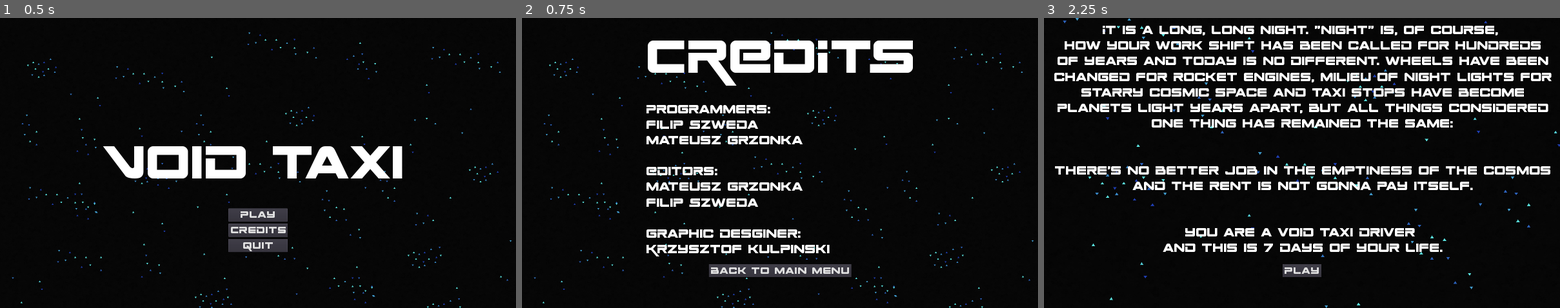
Above: before the commit, frames 1-3 (left to right).
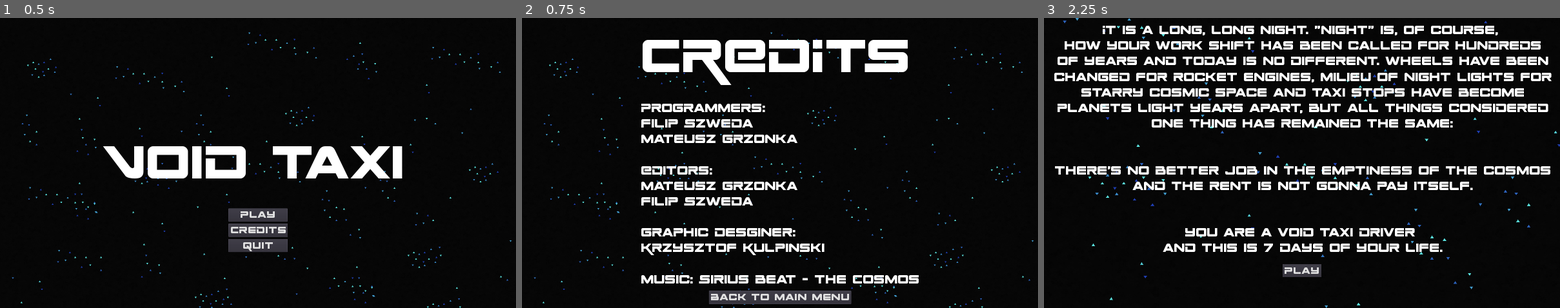
Above: after the commit, the same moments.

Repository: game-jam-team-gut/void-taxi
Game: Godot game, scene res://MainMenu.tscn
Same seed, same stepped clock (60 frames per second), same inputs: the game is played once before the commit and once after it.
Inputs:
- Up to frame 1 (0.5 s): no input
- Up to frame 2 (0.75 s): click "Credits" at 0.5 s
- Up to frame 3 (2.25 s): click "Back to Main Menu" at 1.25 s; click "Play" at 2 s

Frame 1 is identical in both runs. In frame 2, 10% of the frame differs, in the area x 23-77%, y 7-99%; in frame 3, nothing differs.

Commit message:
Music theme

Diff:
--- a/Credits.tscn
+++ b/Credits.tscn
@@ -39,7 +39,7 @@
 }
 
 [node name="Label" type="Label" parent="VBoxContainer"]
-margin_right = 1021.0
+margin_right = 1167.0
 margin_bottom = 213.0
 custom_fonts/font = SubResource( 1 )
 custom_colors/font_color = Color( 1, 1, 1, 1 )
@@ -47,7 +47,7 @@
 
 [node name="MarginContainer" type="MarginContainer" parent="VBoxContainer"]
 margin_top = 217.0
-margin_right = 1021.0
+margin_right = 1167.0
 margin_bottom = 267.0
 custom_constants/margin_top = 50
 __meta__ = {
@@ -56,8 +56,8 @@
 
 [node name="Label2" type="Label" parent="VBoxContainer"]
 margin_top = 271.0
-margin_right = 1021.0
-margin_bottom = 838.0
+margin_right = 1167.0
+margin_bottom = 952.0
 custom_fonts/font = SubResource( 2 )
 text = "Programmers:
 Filip Szweda
@@ -68,14 +68,16 @@
 Filip Szweda
 
 Graphic desginer:
-Krzysztof kulpinski"
+Krzysztof Kulpinski
+
+Music: Sirius Beat - The Cosmos"
 __meta__ = {
 "_edit_use_anchors_": false
 }
 
 [node name="VBoxContainer2" type="VBoxContainer" parent="."]
 margin_left = 960.0
-margin_top = 1840.0
+margin_top = 2040.0
 margin_right = 960.0
 margin_bottom = 40.0
 grow_horizontal = 2
@@ -85,8 +87,6 @@
 }
 
 [node name="Button" type="Button" parent="VBoxContainer2"]
-margin_right = 514.0
-margin_bottom = 49.0
 custom_fonts/font = SubResource( 3 )
 custom_colors/font_color_disabled = Color( 1, 1, 1, 1 )
 text = "Back to Main Menu"
--- a/Void.tscn
+++ b/Void.tscn
@@ -1,8 +1,9 @@
-[gd_scene load_steps=6 format=2]
+[gd_scene load_steps=7 format=2]
 
 [ext_resource path="res://Void/Taxi.tscn" type="PackedScene" id=1]
 [ext_resource path="res://Void/PlanetSystem.tscn" type="PackedScene" id=2]
 [ext_resource path="res://Void/testbg.png" type="Texture" id=3]
+[ext_resource path="res://Void/theme.ogg" type="AudioStream" id=4]
 [ext_resource path="res://Void/PassengersDestinationsAssigner.gd" type="Script" id=7]
 [ext_resource path="res://Void/AsteroidSpawner.gd" type="Script" id=10]
 
@@ -42,6 +43,11 @@
 
 [node name="Taxi" parent="." instance=ExtResource( 1 )]
 position = Vector2( 693.649, -1202.72 )
+
+[node name="AudioStreamPlayer" type="AudioStreamPlayer" parent="."]
+stream = ExtResource( 4 )
+volume_db = -10.0
+autoplay = true
 [connection signal="timeout" from="AsteroidSpawner/SpawnTimer" to="AsteroidSpawner" method="_on_SpawnTimer_timeout"]
 [connection signal="timeout" from="AsteroidSpawner/AsteroidCountIncrease" to="AsteroidSpawner" method="_on_AsteroidCountIncrease_timeout"]
 [connection signal="destination_set" from="PassengersDestinationsAssigner" to="Taxi" method="_on_PassengersDestinationsAssigner_destination_set"]
Not shown: 1 places in Void/Taxi.tscn that only renumber resources
Not shown, added: Void/theme.ogg.import
Not shown, added: Void/theme.ogg
